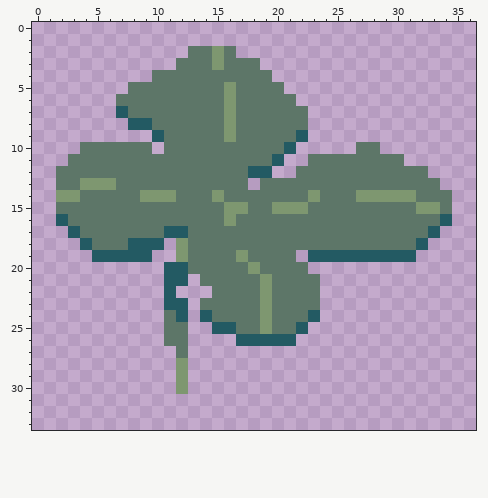
One commit to this pixel-art file: assets/img/table.aseprite. Above: the version before the commit.
37x34 pixels, 1 frame.
The result:
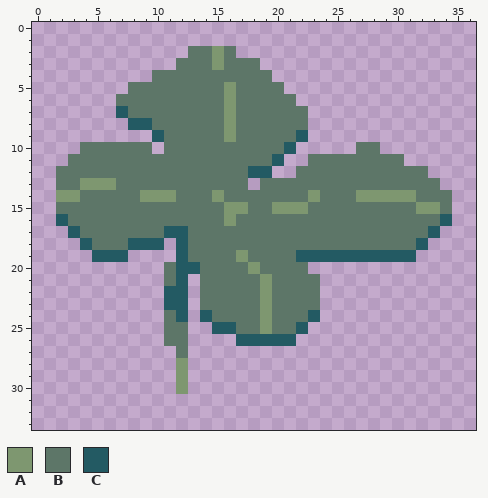
Palette (. is transparent): A #7e9770  B #5d7668  C #235a63
Difference:
@@ x 6..24 @@
 17 BBBBBCCBBBBBBBBBBBB
-18 BBCCC.ABBBBBBBBBBBB
-19 CCCC..ABBBBABBBB.CC
-20 .....CCBBBBBABBBB..
-21 .....CC.BBBBBABBBB.
-22 .....C...BBBBABBBB.
+18 BBCCC.CBBBBBBBBBBBB
+19 CC....CBBBBABBBBCCC
+20 .....BCCBBBBABBBB..
+21 .....BC.BBBBBABBBB.
+22 .....CC.BBBBBABBBB.
 23 .....CC.BBBBBABBBB.
Changed places in both pictures, as pixel boxes (x1, y1, x2, y2):
changed: (128, 238, 212, 298)
added: (296, 250, 308, 262)
